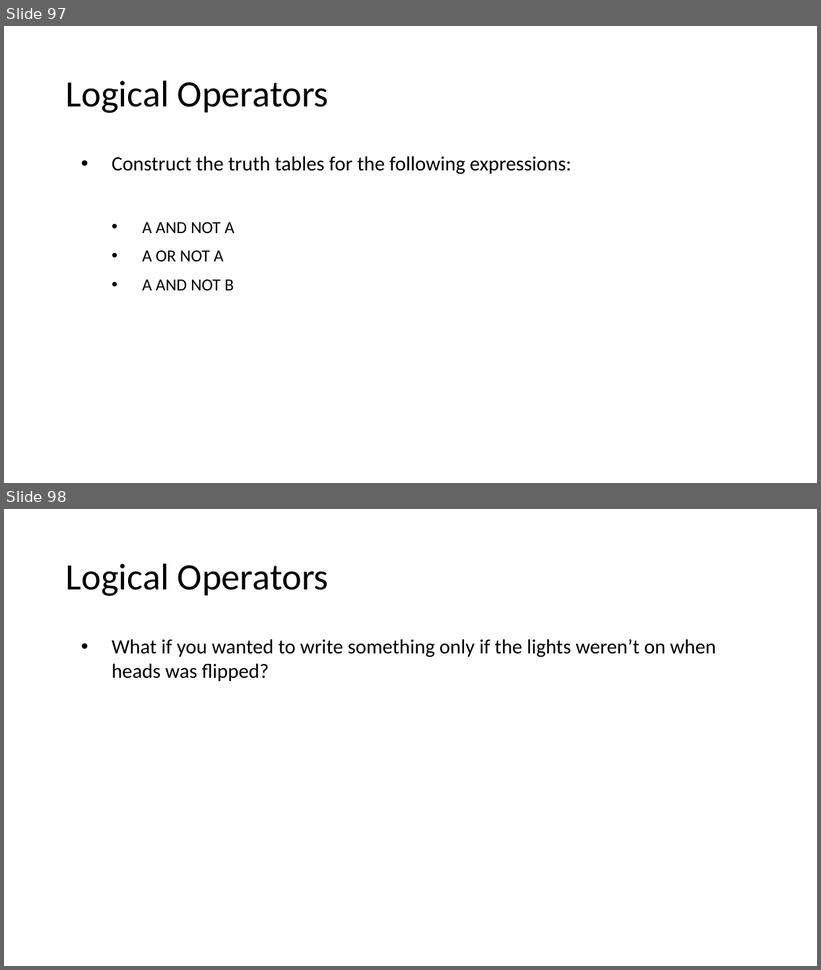
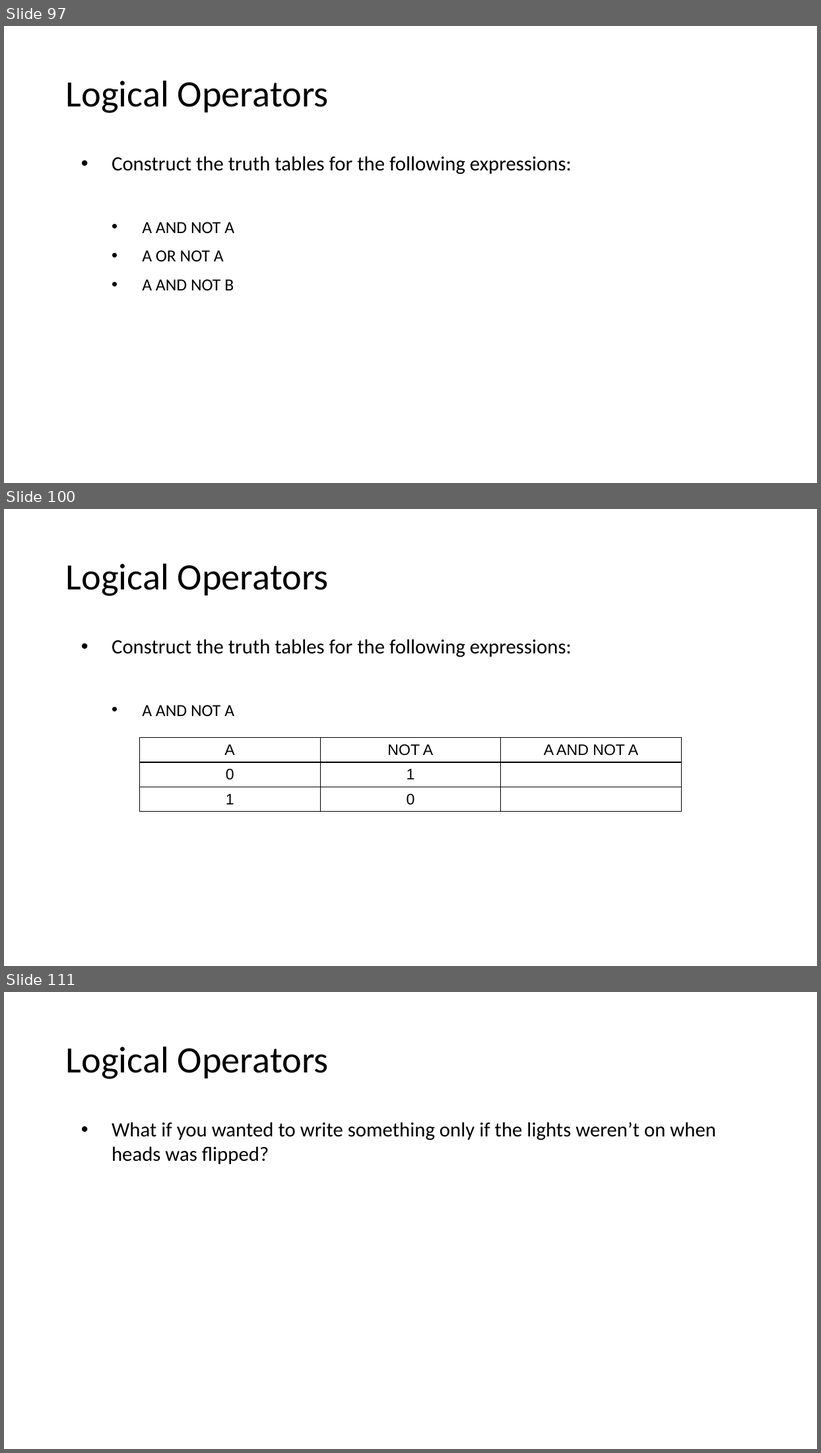
Before and after one commit to MrJoshGross/Course-Curricular-Material, a slide deck: Computer Science Discoveries/Lectures/Lecture 2 - Binary, Logic, and Logical Operators.pptx. Shown one above the other, each under a label of ours: slides 97 and 98 before the commit, slides 97, 100 and 111 after it; the slides between them are not shown. The pictures are 821x970 and 821x1453 pixels, drawn with LibreOffice and Linux fonts; fonts in the diff are those of the drawing. Boxes give left, top, right and bottom in pixels: in the first picture for what was removed or moved away, otherwise in the second. Text is boxed around its words. In the diff, an @@ line names an element or a change of style, - is before the commit and + after.

```diff
--- a/Computer Science Discoveries/Lectures/Lecture 2 - Binary, Logic, and Logical Operators.pptx
+++ b/Computer Science Discoveries/Lectures/Lecture 2 - Binary, Logic, and Logical Operators.pptx
@@ slide 100 added at [4,509,817,966], background #FFFFFF @@
@@ title added at [66,563,329,596], 44 pt, text #000000 @@
+Logical Operators
@@ text added at [112,639,572,716], 24 pt, text #000000 @@
+• Construct the truth tables for the following expressions:
+  • A AND NOT A
@@ table added at [139,738,681,812], 3 rows, 3 columns @@
+A | NOT A | A AND NOT A
+0 | 1 | 
+1 | 0 | 
@@ what was slide 98 is now slide 111 @@
```
Also in this commit, not shown: 12 other slides added, 2 other files.
